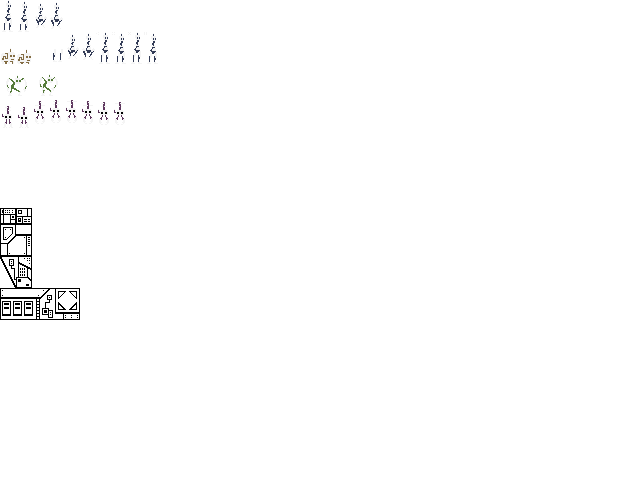
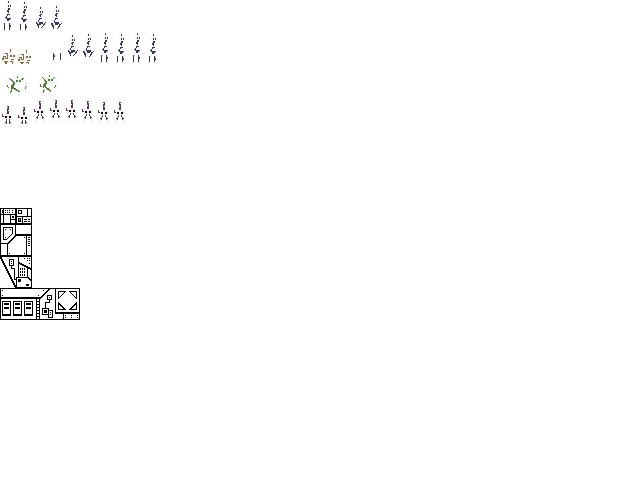
Layer changes from the first 640 × 480 image to the second:
painted on "layer" over [35, 2, 63, 32]
